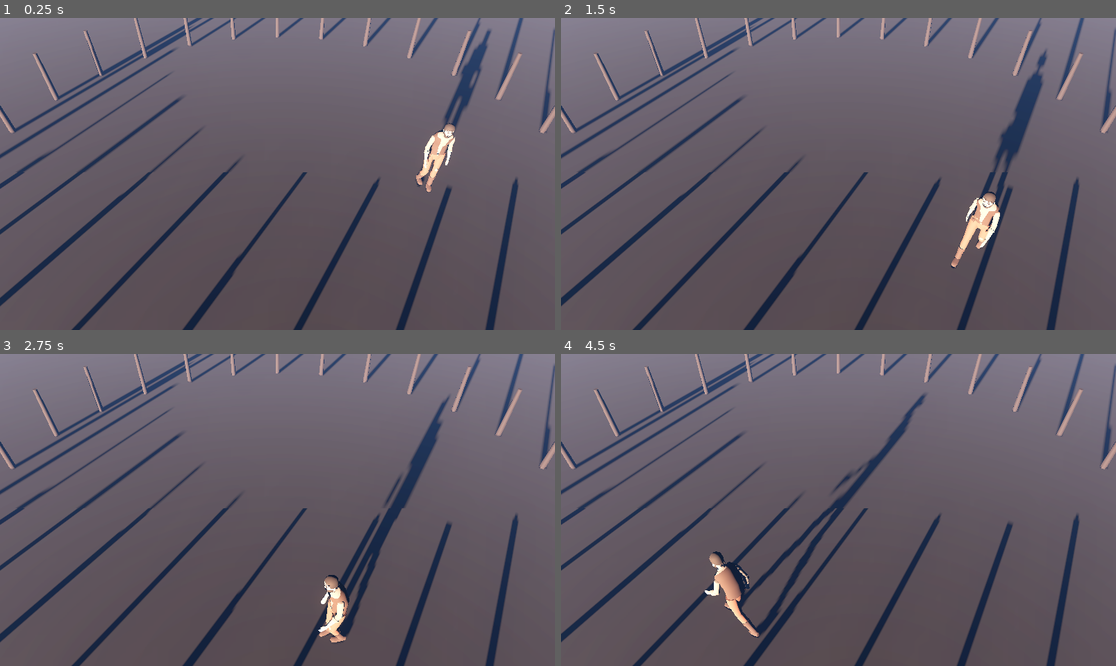
Above: before the commit, frames 1-4 (two rows, left to right).
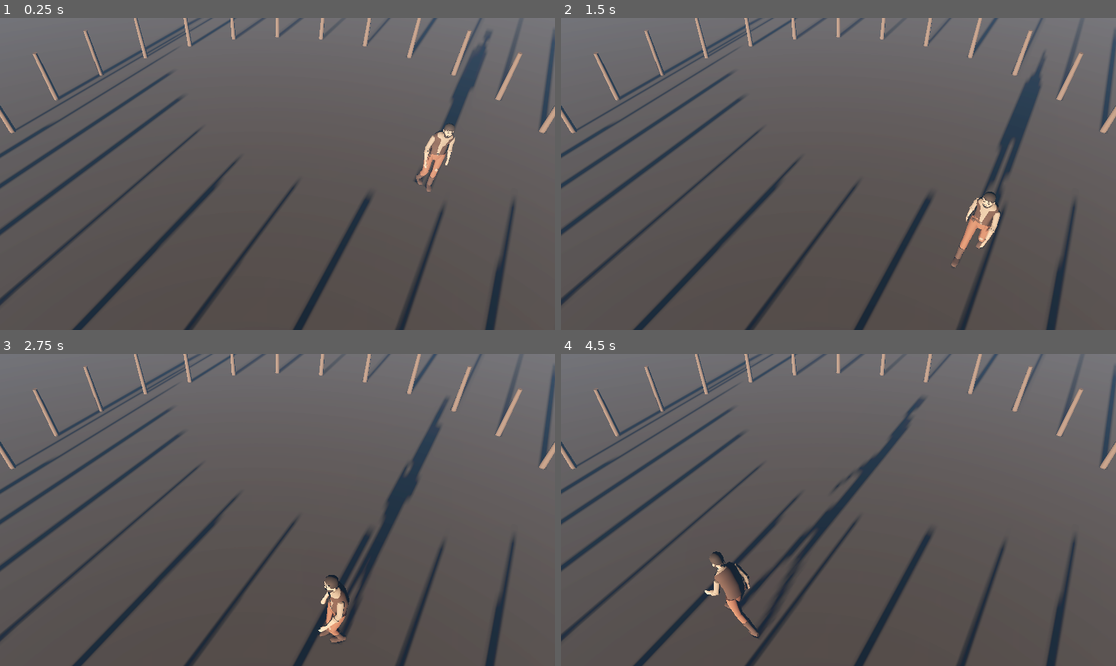
Above: after the commit, the same moments.

Repository: fea203456/Claude-
Game: Godot game, scene res://scenes/dev/npc_showcase.tscn
Two runs of this game, one before a commit and one after it. Both use one fixed random seed, a clock stepped at 60 frames per second and the inputs below.
Inputs:
- Up to frame 1 (0.25 s): no input
- Up to frame 2 (1.5 s): no input
- Up to frame 3 (2.75 s): no input
- Up to frame 4 (4.5 s): no input

The runs differ from the first frame. In frame 1, 4.0% of the frame differs, in the area x 0-100%, y 0-100%; in frame 2, 4.1%; in frame 3, 4.2%; in frame 4, 4.5%.

Commit message:
Этап 0: витрина на sRGB-цветах палитры, свет у нейтрали
albedo земли и кольев — значения палитры в sRGB (ground_ash, wood_old), а не
линейные: Godot сам переводит albedo_color в линейное, раньше цвет темнел дважды.
Компенсация снята: tonemap_exposure 1.8 → 1.0, ambient 2.0 → 0.65, солнце 4.0 → 2.1,
glow_bloom 0.08 → 0.02; туман чуть плотнее и холоднее. NPC больше не пересвечен,
земля, длинные тени и холодный туман читаются. Камера без изменений; превью и
видео пересняты tools/capture.sh.

Co-Authored-By: Claude Opus 5.5 <noreply@anthropic.com>
Claude-Session: https://claude.ai/code/session_01799EQgMrSxx1d7nx5NPXL8

Diff:
--- a/game/scenes/dev/dusk_environment.tres
+++ b/game/scenes/dev/dusk_environment.tres
@@ -15,21 +15,21 @@
 background_mode = 2
 sky = SubResource("Sky_1")
 ambient_light_source = 3
-ambient_light_color = Color(0.4, 0.48, 0.65, 1)
-ambient_light_energy = 2.0
+ambient_light_color = Color(0.42, 0.52, 0.62, 1)
+ambient_light_energy = 0.65
 tonemap_mode = 3
-tonemap_exposure = 1.8
+tonemap_exposure = 1.0
 glow_enabled = true
 glow_intensity = 0.5
-glow_bloom = 0.08
+glow_bloom = 0.02
 fog_enabled = true
-fog_light_color = Color(0.3, 0.38, 0.52, 1)
-fog_density = 0.02
+fog_light_color = Color(0.34, 0.42, 0.5, 1)
+fog_density = 0.04
 volumetric_fog_enabled = true
-volumetric_fog_density = 0.05
-volumetric_fog_albedo = Color(0.62, 0.7, 0.82, 1)
-volumetric_fog_emission = Color(0.12, 0.17, 0.26, 1)
-volumetric_fog_ambient_inject = 2.0
+volumetric_fog_density = 0.03
+volumetric_fog_albedo = Color(0.7, 0.78, 0.86, 1)
+volumetric_fog_emission = Color(0.1, 0.14, 0.19, 1)
+volumetric_fog_ambient_inject = 1.5
 volumetric_fog_gi_inject = 0.0
 volumetric_fog_length = 32.0
 volumetric_fog_anisotropy = 0.1
--- a/game/scenes/dev/npc_showcase.tscn
+++ b/game/scenes/dev/npc_showcase.tscn
@@ -8,11 +8,11 @@
 size = Vector2(30, 30)
 
 [sub_resource type="StandardMaterial3D" id="ground_mat"]
-albedo_color = Color(0.0742, 0.0685, 0.0612, 1)
+albedo_color = Color(0.227, 0.212, 0.196, 1)
 roughness = 0.85
 
 [sub_resource type="StandardMaterial3D" id="wood_mat"]
-albedo_color = Color(0.1023, 0.0684, 0.0421, 1)
+albedo_color = Color(0.353, 0.29, 0.227, 1)
 roughness = 0.85
 
 [sub_resource type="CylinderMesh" id="stake_mesh"]
@@ -29,11 +29,12 @@
 
 [node name="Sun" type="DirectionalLight3D" parent="."]
 transform = Transform3D(0.866, 0.0868, -0.4924, 0, 0.9848, 0.1736, 0.5, -0.1504, 0.8529, 0, 5, 0)
-light_color = Color(1, 0.68, 0.42, 1)
-light_energy = 4.0
+light_color = Color(1, 0.7, 0.46, 1)
+light_energy = 2.1
 light_volumetric_fog_energy = 0.2
 shadow_enabled = true
 directional_shadow_max_distance = 40.0
+directional_shadow_blend_splits = true
 
 [node name="Ground" type="MeshInstance3D" parent="."]
 mesh = SubResource("ground_mesh")
Not shown, changed: docs/previews/npc_showcase.mp4
